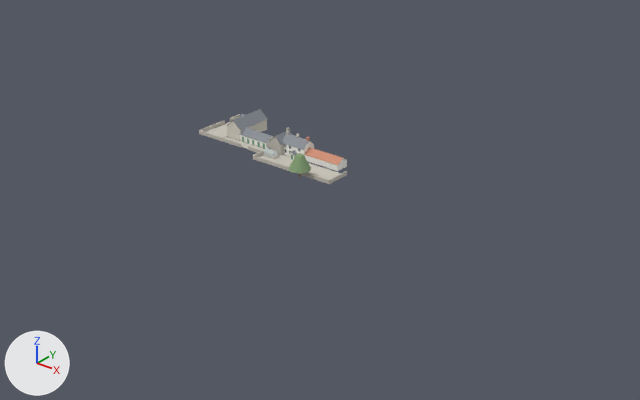
Before and after pictures for a commit that changed the glTF model models/tymawr.glb.
Before and after are seen from a 50 mm camera at (205.0, -243.0, 134.0) aimed at (39.0, -35.0, 6.0). Arrows for +X, +Y and +Z are at lower left; the lights stay in place. The picture after the commit comes second. Vertices at exactly the same position are counted once.

The first picture shows 'tymawr'.
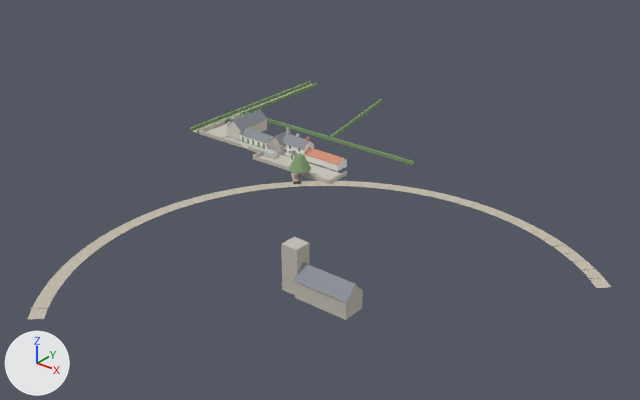
Where the change shows, as pixel boxes [x1, y1, x2, y2] in the pictures (640 x 400 px):
'tymawr', reshaped (293% wider, 216% taller): before [199, 109, 347, 184]; after [27, 81, 611, 320]
part 1 of me_tymawr, added: after [293, 263, 362, 303]
part 2 of me_tymawr, added: after [295, 282, 363, 320]
part 3 of me_tymawr, added: after [281, 237, 310, 295]
part 4 of me_tymawr, added: after [123, 218, 144, 228]
part 5 of me_tymawr, added: after [458, 199, 476, 207]
part 6 of me_tymawr, added: after [193, 84, 312, 133]
part 7 of me_tymawr, added: after [190, 81, 311, 131]
part 8 of me_tymawr, added: after [197, 83, 318, 133]
part 9 of me_tymawr, added: after [244, 112, 414, 165]
part 10 of me_tymawr, added: after [27, 173, 611, 320]
part 11 of me_tymawr, added: after [330, 99, 382, 138]

The change, as a list of edits to the scene's bpy script:
```text
Add mat_lane:
    mat_lane = principled_material('lane')
    mat_lane.base_color = (0.56, 0.51, 0.42)  # light grey #c5bdad
    mat_lane.roughness = 1.0
Add mat_hedge:
    mat_hedge = principled_material('hedge')
    mat_hedge.base_color = (0.2, 0.33, 0.15)  # green #7c9b6c
    mat_hedge.roughness = 1.0
Change me_tymawr:
    used by ob_tymawr; location = (0.0, 0.0, 0.0)
    remove me_tymawr.from_pydata(...)  # 530 vertices, 636 faces; spans x -46.2..26.2, y -20.0..16.0, z 0.0..9.0
    add me_tymawr.from_pydata(...)  # 986 vertices, 1200 faces; spans x -51.5..133.5, y -133.8..70.2, z 0.0..15.0
    me_tymawr part 1: the loose piece of 6 vertices spanning x 5.2..21.8, y -2.9..3.3, z 2.6..4.6 is copied, and the copy is scaled about its middle by (1.12, 1.32, 2.04), then moved by (61.3, -76.3, 4.1), in mat_slate (grey #848990); it spans x 65.5..84.1, y -80.2..-72.0, z 5.7..9.8
    me_tymawr part 2: the loose piece of 10 vertices spanning x 5.5..21.5, y -2.6..3.0, z 0.0..4.6 is copied, and the copy is scaled about its middle by (1.12, 1.36, 2.13), then moved by (61.3, -76.3, 2.6), in mat_rubble (light grey #c4bfb5); it spans x 65.8..83.8, y -79.9..-72.3, z 0.0..9.8
    me_tymawr part 3: the loose piece of 8 vertices spanning x 12.1..26.0, y -13.8..-13.2, z 0.0..1.5 is copied, and the copy is scaled about its middle by (0.403, 11.2, 10), then moved by (44.0, -62.6, 6.8); it spans x 60.2..65.8, y -78.9..-73.3, z 0.0..15.0
    me_tymawr part 4: the loose piece of 8 vertices spanning x -11.2..-10.8, y -13.5..-4.8, z 0.0..1.5 is copied, and the copy is scaled about its middle by (-9, -0.625, 0.04), then moved by (5.9, -68.9, -0.7), in mat_lane (light grey #c5bdad); it spans x -7.4..-2.8, y -80.8..-75.3, z 0.0..0.1
    me_tymawr part 5: the loose piece of 8 vertices spanning x 12.1..26.0, y -13.8..-13.2, z 0.0..1.5 is copied, and the copy is scaled about its middle by (0.391, 9, 0.04), then moved by (53.8, 17.3, -0.7), in mat_lane (light grey #c5bdad); it spans x 70.1..75.6, y 1.5..6.1, z 0.0..0.1
    me_tymawr part 6: the loose piece of 8 vertices spanning x -46.2..-45.8, y 10.3..16.0, z 0.0..1.5 is copied, and the copy is scaled about its middle by (-6, -13.7, 0.04), then moved by (-3.0, 17.8, -0.7), in mat_lane (light grey #c5bdad); it spans x -50.5..-47.5, y -8.1..70.1, z 0.0..0.1
    me_tymawr part 7: the loose piece of 8 vertices spanning x -46.2..-45.8, y 10.3..16.0, z 0.0..1.5 is copied, and the copy is scaled about its middle by (-1.8, -13.7, 0.867), then moved by (-5.1, 17.8, -0.1), in mat_hedge (green #7c9b6c); it spans x -51.5..-50.7, y -8.1..70.1, z 0.0..1.3
    me_tymawr part 8: the loose piece of 8 vertices spanning x -46.2..-45.8, y 10.3..16.0, z 0.0..1.5 is copied, and the copy is scaled about its middle by (-1.8, -13.7, 0.867), then moved by (-0.9, 17.8, -0.1), in mat_hedge (green #7c9b6c); it spans x -47.3..-46.5, y -8.1..70.1, z 0.0..1.3
    me_tymawr part 9: the loose piece of 8 vertices spanning x -4.1..-3.1, y -3.1, z 1.2..2.4 is copied, and the copy is scaled about its middle by (87.2, 22.5, 1.08), then moved by (0.1, 23.1, -1.2), in mat_hedge (green #7c9b6c); it spans x -47.1..40.1, y 19.5..20.5, z 0.0..1.3
    me_tymawr part 10: 376 vertices added at x -7.4..133.5, y -133.8..6.1, z 0.0..0.1
    me_tymawr part 11: 8 vertices added at x -10.5..0.5, y 19.8..70.2, z 0.0..1.3
    add me_tymawr.materials.append(mat_lane)  # light grey #c5bdad
    add me_tymawr.materials.append(mat_hedge)  # green #7c9b6c
```
